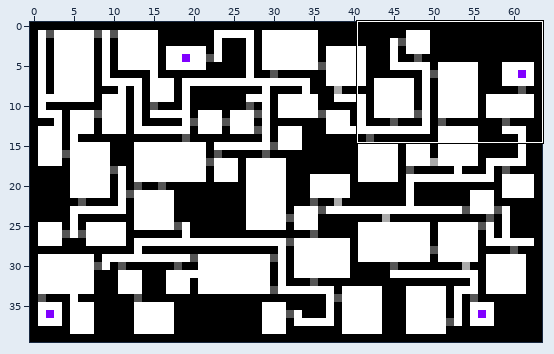
Tiled map (JSON) -- engine/rsc/maps/static/dungeon.tmj. The picture above shows the old version from afar; the outline marks the close-up.
Close-up. The starting point:
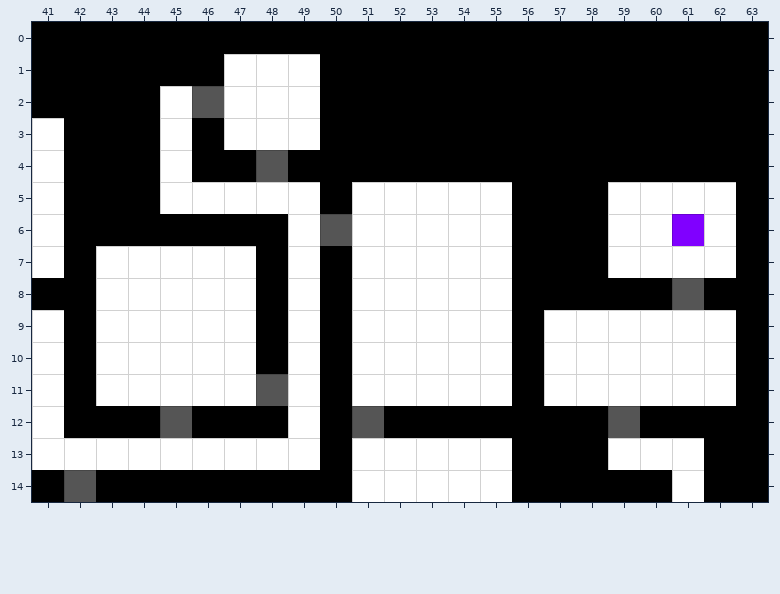
Cells are 16x16 px. Shown: x 41..63, y 0..14. The commit also changed other parts of the map, which this record leaves out.
The result:
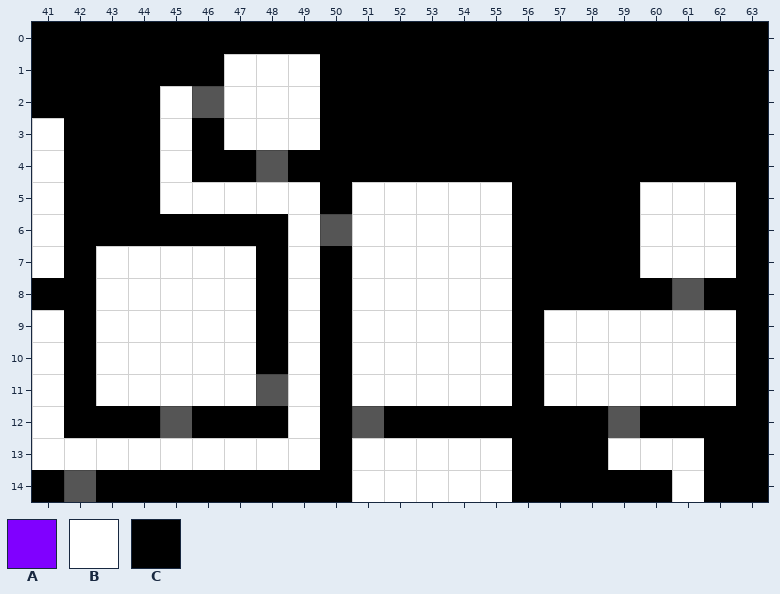
Key: from "colors": A 9 "Meta.SpawnPoint"; from "grayscale": B 0 "Terrain.Empty", C 3 "Terrain.Wall".
_ is an empty cell, . an unchanged one.
From old to new:
--- layer "terrain"
@@ x 59..59 @@
- 5 B
- 6 B
- 7 B
+ 5 C
+ 6 C
+ 7 C
--- layer "metadata"
@@ x 61..61 @@
- 6 A
+ 6 _
Boxes around the changes in both close-ups, in picture pixels (x1, y1, x2, y2):
changed: (608, 182, 640, 278)
removed: (672, 214, 704, 246)
